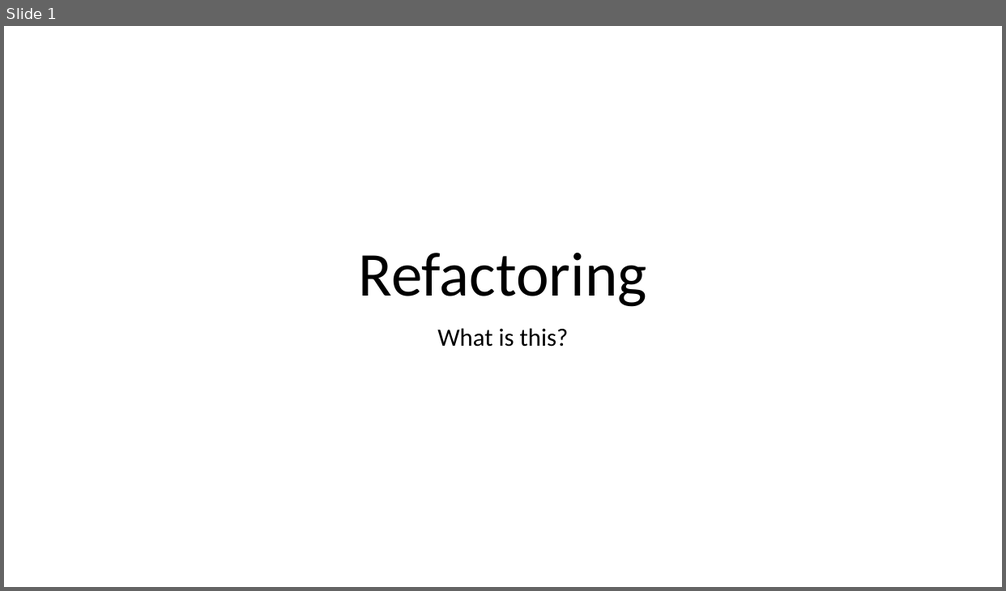
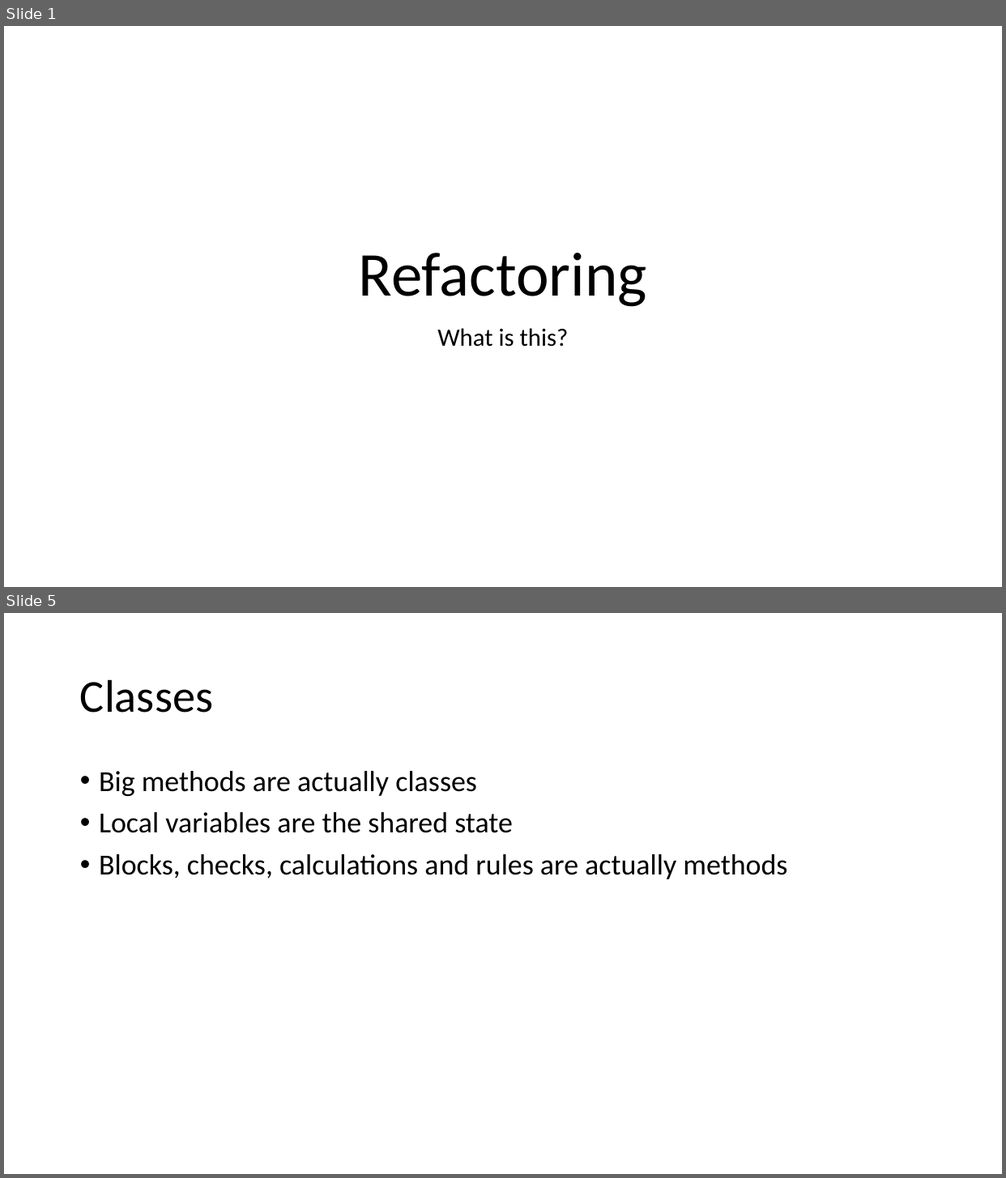
Before and after one commit to TiclosOlimpia/RefactoringExercise, a slide deck: Training/Refactoring.pptx. Shown one above the other, each under a label of ours: slide 1 before the commit, slides 1 and 5 after it; the slides between them are not shown. The pictures are 1006x591 and 1006x1178 pixels, drawn with LibreOffice and Linux fonts; fonts in the diff are those of the drawing. Boxes give left, top, right and bottom in pixels: in the first picture for what was removed or moved away, otherwise in the second. Text is boxed around its words. In the diff, an @@ line names an element or a change of style, - is before the commit and + after.

```diff
--- a/Training/Refactoring.pptx
+++ b/Training/Refactoring.pptx
@@ slide 5 added at (4,613,1002,1174), background #FFFFFF @@
@@ title added at (80,679,213,713), 44 pt, text #000000 @@
+Classes
@@ text added at (99,771,787,879), 28 pt, text #000000 @@
+• Big methods are actually classes
+• Local variables are the shared state
+• Blocks, checks, calculations and rules are actually methods
```
Also in this commit, not shown: 1 slide changed, 2 other slides added, 1 slide removed.
